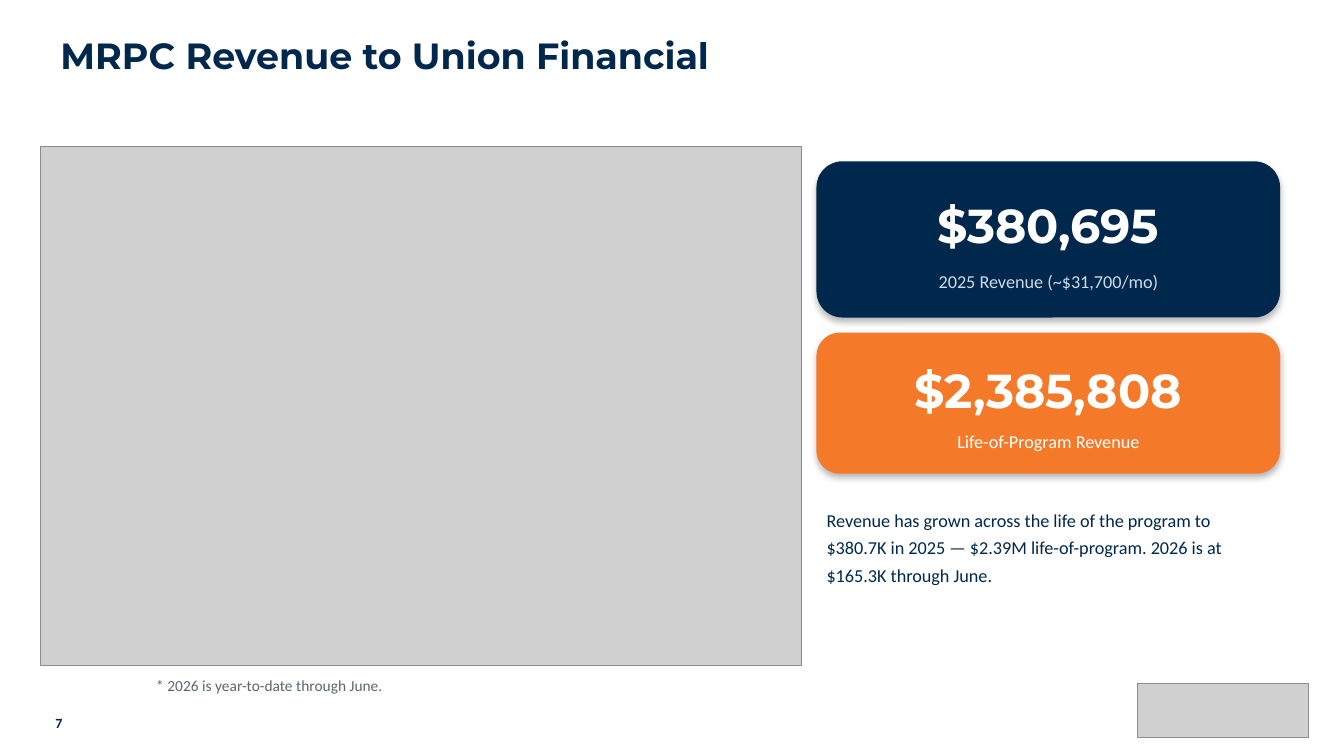
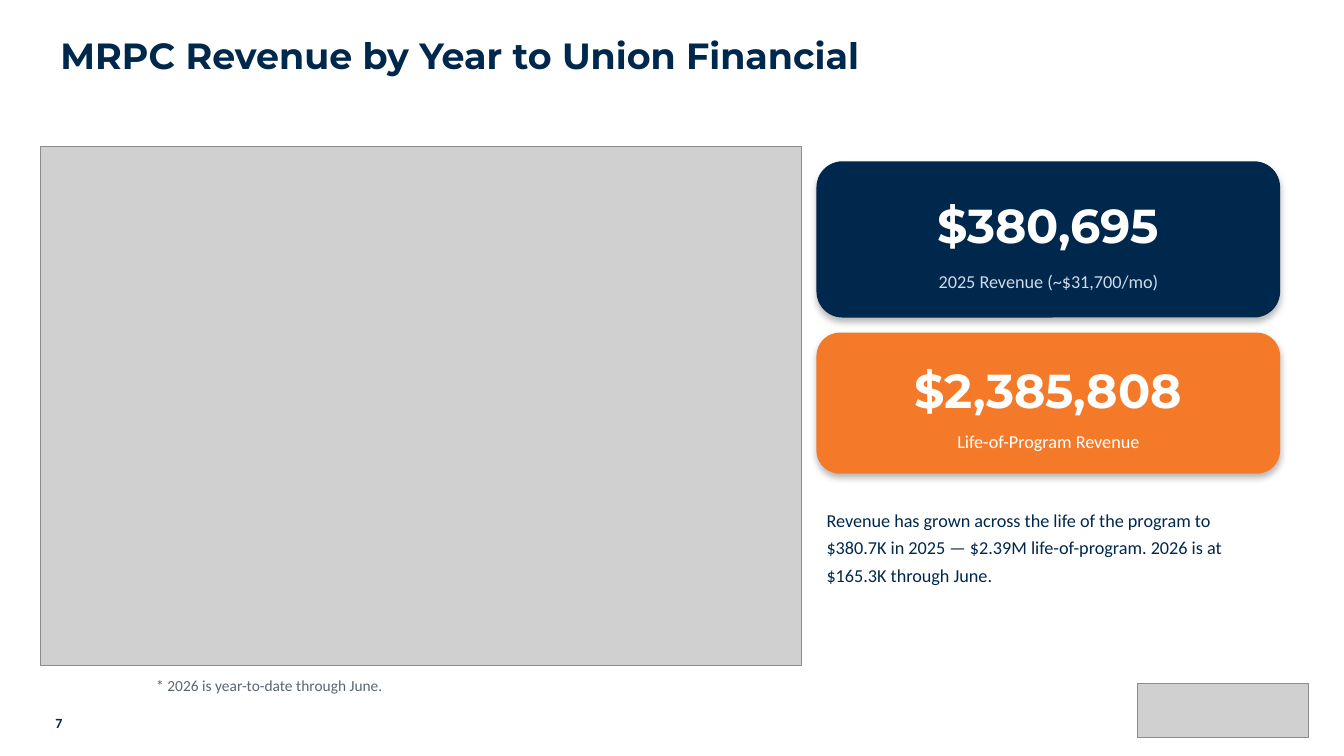
Before and after one commit to aburgard-csi/Velocity_Reporting, a slide deck: slide 7 of templates/mrpc_template.pptx. Drawn at 1344x756 pixels with LibreOffice and Linux fonts; fonts in the diff are those of the drawing; grey boxes stand for pictures. Boxes give left, top, right and bottom in pixels: in the first picture for what was removed or moved away, otherwise in the second. Text is boxed around its words. In the diff, an @@ line names an element or a change of style, - is before the commit and + after.

```diff
--- a/templates/mrpc_template.pptx
+++ b/templates/mrpc_template.pptx
@@ text at [60,40,859,77]: text changed @@
-MRPC Revenue to Union Financial
+MRPC Revenue by Year to Union Financial
```
Also in this commit, not shown: 2 other slides changed, 4 other files.
